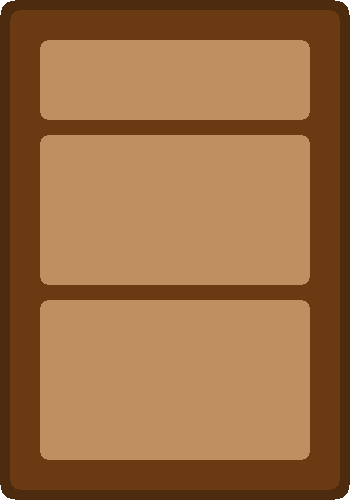
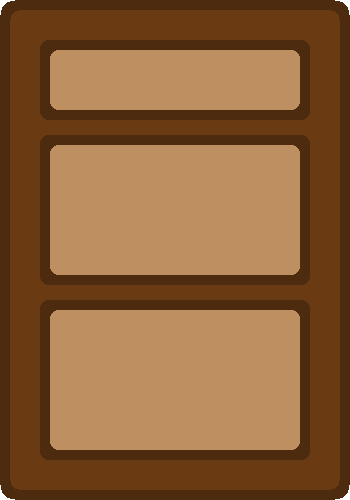
Two versions of the same layered image (350px x 500px). Layer-by-layer changes:
added layer "edgeAreas" above "cardArtArea" over <box>40,40,310,460</box>
